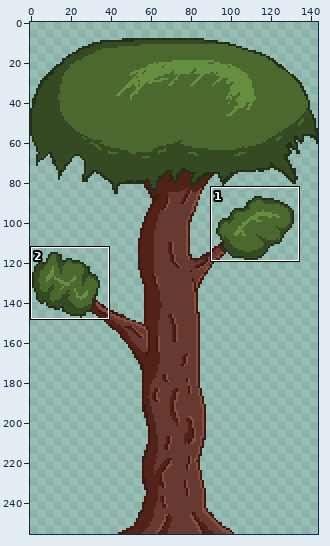
Sprite sheet: Assets/MiscObjectsTextures/Tree1.png. The first picture is a wide view before the edit; the outline marks the close-up.
Close-up. Before the edit:
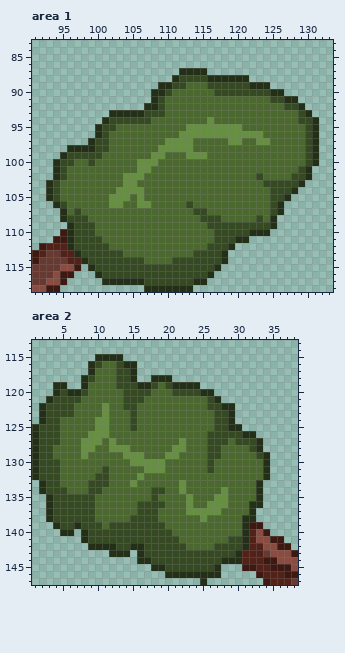
The file is 144x256 pixels. Shown: area 1: x 91..133, y 83..118; area 2: x 1..38, y 113..147. The commit also changed other parts of the picture, which this record leaves out.
The same view after the edit:
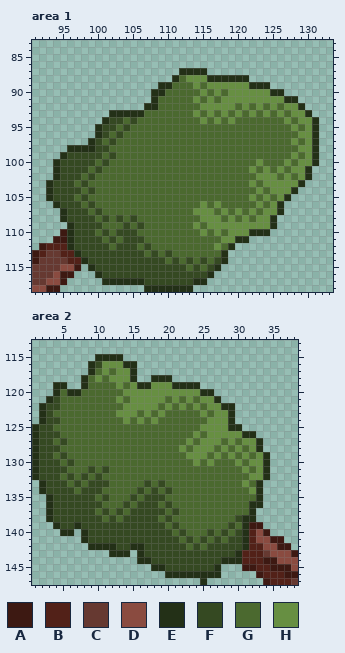
Palette (. is transparent): A #3d1912  B #522118  C #663931  D #8a4b40  E #233017  F #354922  G #4b692f  H #678f42
Change:
Changed rows in their new state; - is an unchanged pixel.
Area 1:
first column x 95:
 88 -----------------GHHH---------------
 89 ----------------GG-H-HHHHHH---------
 90 ---------------G----H-HGHHHHHH------
 91 --------------G----H-H-HHHHHHHHH----
 92 --------------G-----HHHHH-H-H-H-HH--
 93 ------------GGG----H-H-H-H-H-H-H-HH-
 94 ---------G-GG-------HGH-H-------H-HH
 95 ---------F--------GGGGGGGG-------H-H
 96 --------F--------GGGGGGGGGGGG-----HH
 97 ------GF-------GGGG-----GG--GG---H-H
 98 --------------GGGGG---------------HH
 99 -------F-----GG---GGG------------H-H
100 --FF--F----GGG--------------H---H-HH
101 -FFF-F-----GG--------------H-H-H-HH-
102 -FF-F----GGG----------------HHH-HGH-
103 FF-F-----GG----------------H-HHHHH--
104 FFF-F---GGGG----------------H-HHH---
105 FF-F---GGG-G---------------H-HGH----
106 -FF-F--GG--GG-----G-H-H-----H-H-----
107 -F-F-F-------------HHH-H-H-H-HH-----
108 ----F-F-F-F---------HHH-H-H-HH------
109 -----F---F-F-------H-HHHHHHHHH------
110 ------F-FFF---------H-HGHHH---------
111 -------F-FFF----------GHH-----------
112 --------FFF-F--------GHG------------
113 ---------FFF-F-F---GGGG-------------
114 ------------FFF--G-G-G--------------
115 ------------------G-G---------------
Area 2:
first column x 4:
116 -------HHH--------------------
117 -------H-HH-------------------
118 -----GH-HHH-------------------
119 ---------HGH--HHH-------------
120 -G--G-----HHHHHHHHHHH---------
121 -GGG-----HGHHHHH-H-H-HH-------
122 -GG----G--HHHHH-H-H-H-HH------
123 GGG----G-HHH-H-H-----H-HH-----
124 ------GG--HGH-H-------HHH-----
125 G-----GG---G---------HHHH-----
126 -----GGG------------H-HHHHH---
127 GF--GGG-G---------GH-HHHGHGHH-
128 F---GG--GGG------G--HHHGH-H-H-
129 -F--G-----GGG---GG-HHHGH-H-H-H
130 --F--------GGGGG----H-H---H-HH
131 -F---F-------GGG------G----H-H
132 --F-F--G----G---------------HH
133 -F-F-------G-F-F--G--------H--
134 --F-F-------F--GF-G-----G---H-
135 -------F---F-F-F---G---GG-----
136 ------F---F----GF--G--GGG-----
137 -------F-F-F---F-F-GGGGG------
138 ------F-F-F-----F----G----F---
139 -------F---------F-------F----
140 ------------------F---F-F-F---
141 -------------------F-F-F------
142 --------------------F-F-------
